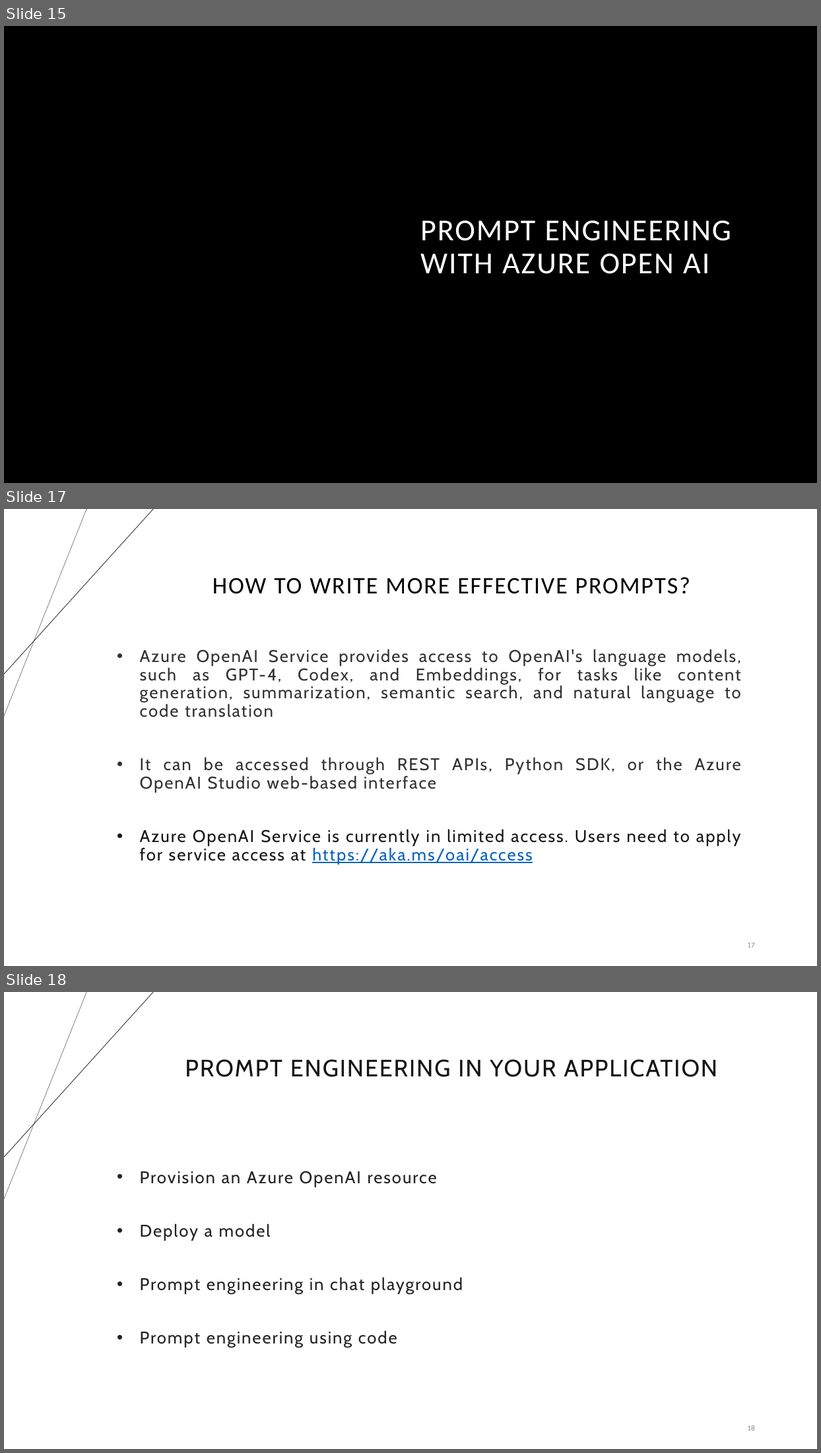
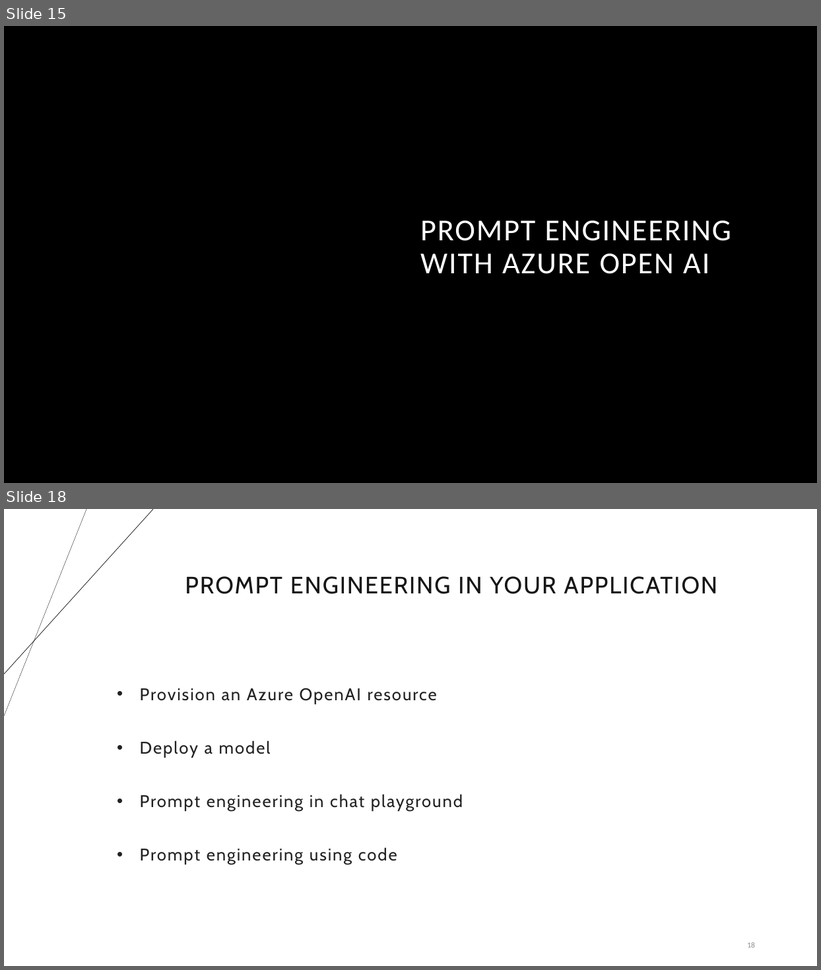
Before and after one commit to sujoy-saha/Develop-AI-solutions-with-Azure-AI, a slide deck: 6. Develop AI solutions with Azure OpenAI/Develop AI solutions with Azure OpenAI.pptx. Shown one above the other, each under a label of ours: slides 15, 17 and 18 before the commit, slides 15 and 18 after it; the slides between them are not shown. The pictures are 821x1453 and 821x970 pixels, drawn with LibreOffice and Linux fonts; fonts in the diff are those of the drawing; background and template pictures are left out. Boxes give left, top, right and bottom in pixels: in the first picture for what was removed or moved away, otherwise in the second. Text is boxed around its words. In the diff, an @@ line names an element or a change of style, - is before the commit and + after.

Commit message:
prompt engineering

```diff
--- a/6. Develop AI solutions with Azure OpenAI/Develop AI solutions with Azure OpenAI.pptx
+++ b/6. Develop AI solutions with Azure OpenAI/Develop AI solutions with Azure OpenAI.pptx
@@ slide 17 removed at (4, 509, 817, 966), background #FFFFFF; not listed: 2 template elements that a slide beside it also shows @@
@@ title removed at (213, 577, 690, 594) @@
-HOW TO WRITE MORE EFFECTIVE PROMPTS?
@@ text removed at (140, 649, 741, 865) @@
-• Azure OpenAI Service provides access to OpenAI's language models, such as GPT-4, Codex, and Embeddings, for tasks like content generation, summarization, semantic search, and natural language to code translation
-• It can be accessed through REST APIs, Python SDK, or the Azure OpenAI Studio web-based interface
-• Azure OpenAI Service is currently in limited access. Users need to apply for service access at https://aka.ms/oai/access
@@ page number removed at (747, 943, 755, 948) @@
-17
```
Also in this commit, not shown: 1 slide changed, 1 slide added.
